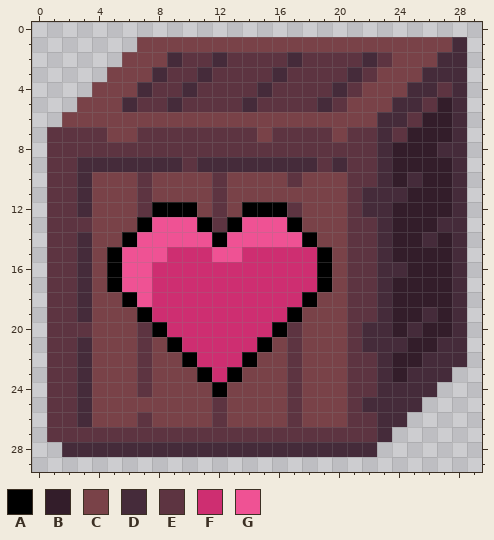
One commit to this pixel-art sprite: BattleWeen/BattleWeenServer/src/main/resources/static/assets/images/lifePU.png. Above is the file before it was changed.
The file is 30x30 pixels.
Palette (. is transparent): A #000000  B #331d2a  C #794248  D #452b3a  E #5d3441  F #ce2e71  G #ef5294
Pixels before, first column x 1:
 1 ......CCCCCCCCCCCCCCCCCCCCCD
 2 .....CCCDEEDEEEEDEEEEDECCCDD
 3 ....CCCDEEDEEEEDEEEEDECCCDDD
 4 ...CCCDEEDEEEEDEEEEDECCCDDED
 5 ..CCCDEEDEEEEDEEEEDECCCDDEBD
 6 .CCCCCCCCCCCCCCCCCCCCCDDEBBD
 7 EEEECCEEEEEEEECEEEECEEDEBBBD
 8 EEEEEEEEEEEEEEEEEEEEEEDBBBDD
 9 EEDDDDDDDEDDDDDDDDEDEEDBBBBD
10 EEDCCCECCCCECCCCECCCEEDBDBBD
11 EEDCCCECCCCECCCCCCCCEDDDBBBD
12 EEDCCCEAAACECAAAECCCEDDBBBBD
13 EEECCCAGGGAEAGGGACCCEEDBBBDD
14 EEDCCAGGGGGAGGGGGACCEEDBBDBD
15 EEDCAGGGFFFGGFFFFFACEEDBBBBD
16 EEDCAGGFFFFFFFFFFFACEEDDBBBD
17 EEDCAGGFFFFFFFFFFFACEEDBBBBD
18 EEDCCAGFFFFFFFFFFACCEEDBBBBD
19 EEDCCCAFFFFFFFFFACCCEEDBBDBD
20 EEECCCEAFFFFFFFAECCCEDDBDBBD
21 EEDCCCECAFFFFFACECCCEDDDBBDD
22 EEDCCCECCAFFFACCECCCEEDBBDDD
23 EEDCCCECCCAFACCCECCCEEDBDDD.
24 EEDCCCECCCCACCCCECCCEEDDDD..
25 EEDCCCCCCCCECCCCECCCEDDDD...
26 EEDCCCECCCCECCCCECCCEEDD....
27 EEEEEEEEEEEEEEEEEEEEEED.....
28 .DDDDDDDDDDDDDDDDDDDDD......
The result:
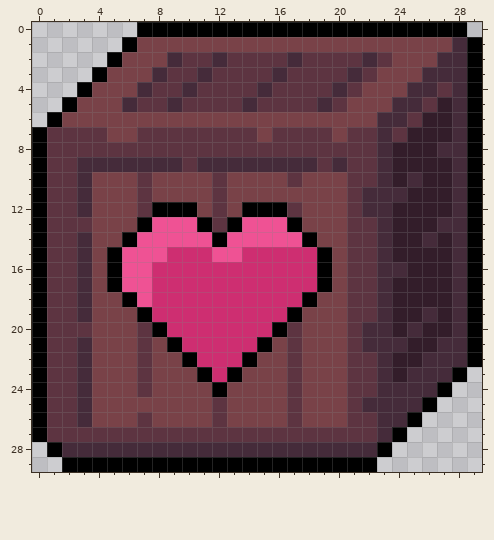
Change:
Changed rows in their new state; - is an unchanged pixel.
first column x 0:
 0 -------AAAAAAAAAAAAAAAAAAAAAA-
 1 ------A----------------------A
 2 -----A-----------------------A
 3 ----A------------------------A
 4 ---A-------------------------A
 5 --A--------------------------A
 6 -A---------------------------A
 7 A----------------------------A
 8 A----------------------------A
 9 A----------------------------A
10 A----------------------------A
11 A----------------------------A
12 A----------------------------A
13 A----------------------------A
14 A----------------------------A
15 A----------------------------A
16 A----------------------------A
17 A----------------------------A
18 A----------------------------A
19 A----------------------------A
20 A----------------------------A
21 A----------------------------A
22 A----------------------------A
23 A---------------------------A-
24 A--------------------------A--
25 A-------------------------A---
26 A------------------------A----
27 A-----------------------A-----
28 -A---------------------A------
29 --AAAAAAAAAAAAAAAAAAAAA-------
Changed places in both pictures, as pixel boxes (x1, y1, x2, y2):
added: (32, 22, 482, 472)
